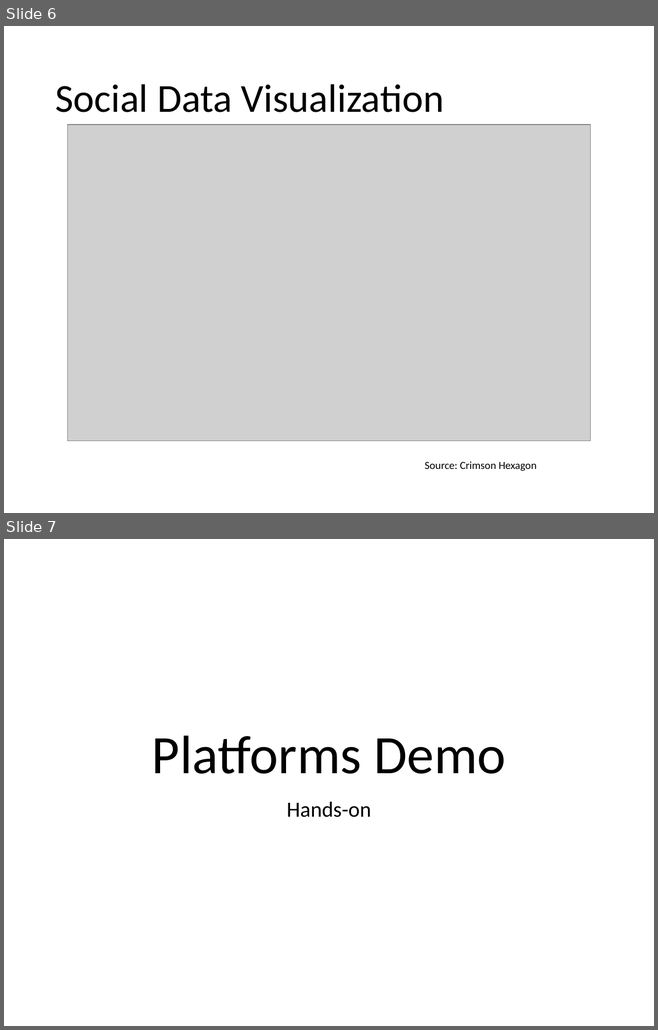
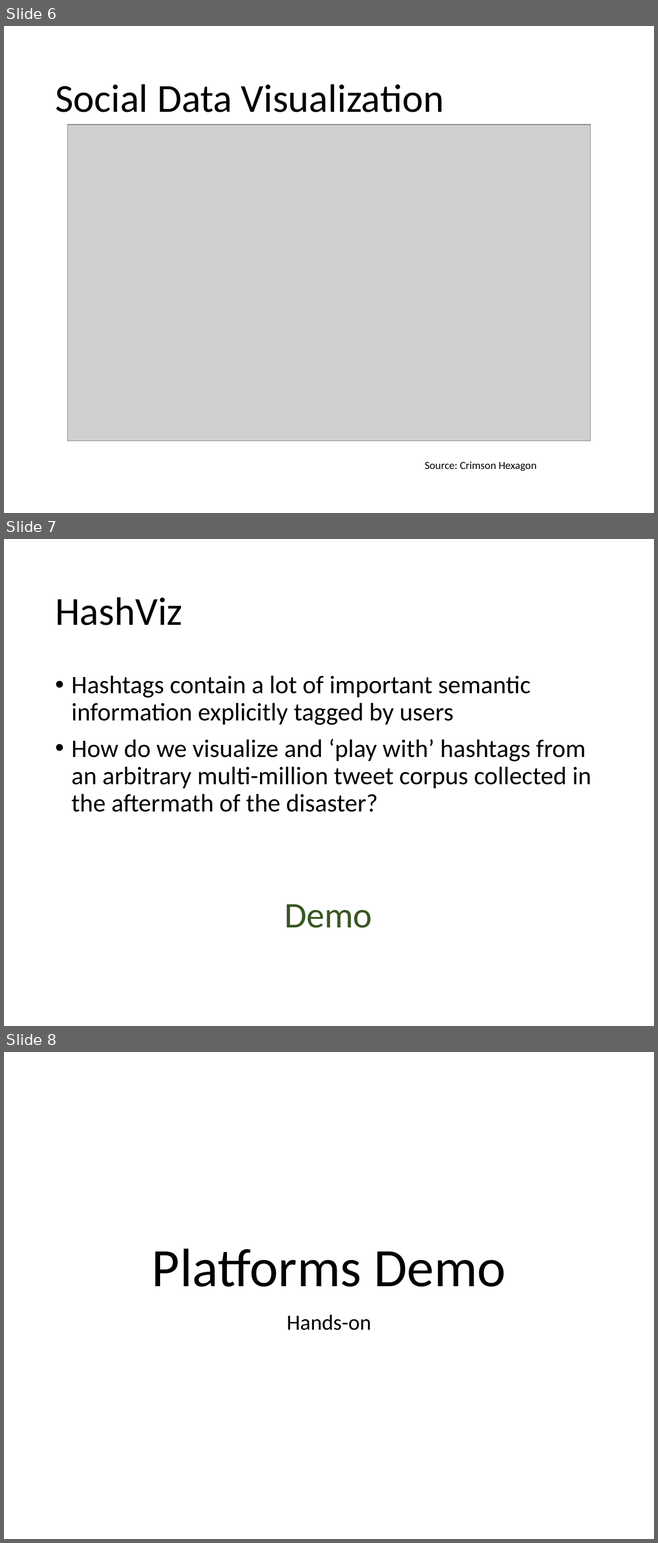
Before and after one commit to evhart/smasac-tutorial, a slide deck: slides/pptx/6-visualisation.pptx. Shown one above the other, each under a label of ours: slides 6 and 7 before the commit, slides 6, 7 and 8 after it. The pictures are 658x1030 and 658x1543 pixels, drawn with LibreOffice and Linux fonts; fonts in the diff are those of the drawing; grey boxes stand for pictures. Boxes give left, top, right and bottom in pixels: in the first picture for what was removed or moved away, otherwise in the second. Text is boxed around its words. In the diff, an @@ line names an element or a change of style, - is before the commit and + after.

Commit message:
add hashviz slide to the visualization section

```diff
--- a/slides/pptx/6-visualisation.pptx
+++ b/slides/pptx/6-visualisation.pptx
@@ slide 7 added at [4, 539, 654, 1026], background #FFFFFF @@
@@ title added at [55, 597, 183, 625], 44 pt, text #000000 @@
+HashViz
@@ text added at [71, 675, 591, 812], 28 pt, text #000000 @@
+• Hashtags contain a lot of important semantic information explicitly tagged by users
+• How do we visualize and ‘play with’ hashtags from an arbitrary multi-million tweet corpus collected in the aftermath of the disaster?
@@ text added at [284, 904, 372, 928], 40 pt, text #385723 @@
+Demo
@@ what was slide 7 is now slide 8 @@
```
